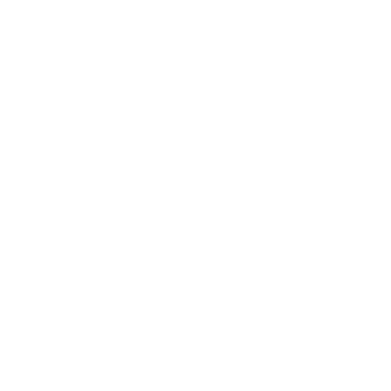
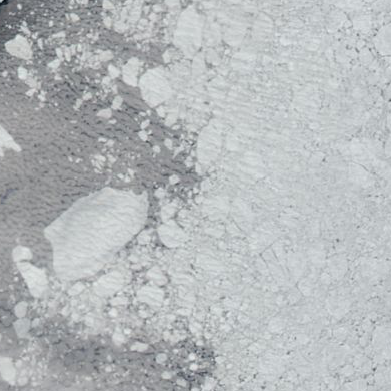
Before/after of a (391, 391) layered artwork. What changed in the layer stack:
added layer "008_baffin_bay_100km_20080704.aqua.truecolor.250m" above "Background" over 0, 0, 391, 391
